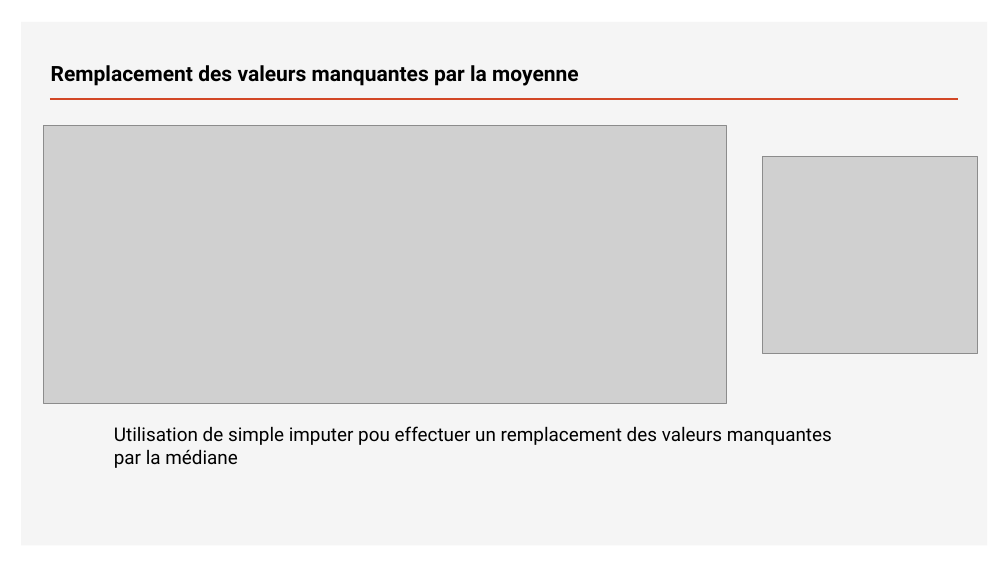
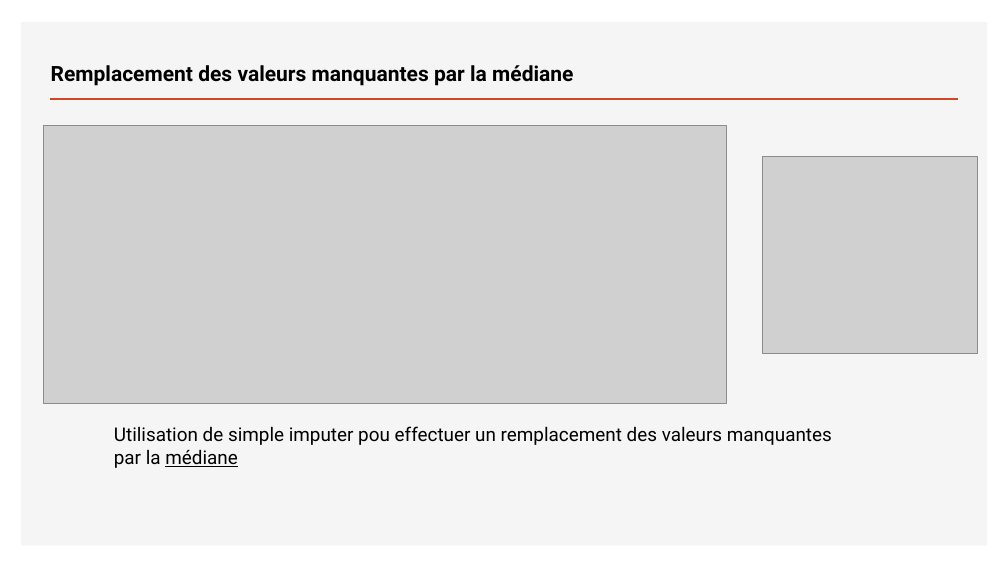
Before and after one commit to Teycir/Openclassrooms_project7, a slide deck: slide 7 of P7_01_Support.pptx. Drawn at 1008x567 pixels with LibreOffice and Linux fonts; fonts in the diff are those of the drawing; grey boxes stand for pictures. Boxes give left, top, right and bottom in pixels: in the first picture for what was removed or moved away, otherwise in the second. Text is boxed around its words. In the diff, an @@ line names an element or a change of style, - is before the commit and + after.

```diff
--- a/P7_01_Support.pptx
+++ b/P7_01_Support.pptx
@@ title at bbox=[51, 65, 573, 86]: text changed @@
-Remplacement des valeurs manquantes par la moyenne
+Remplacement des valeurs manquantes par la médiane
@@ text at bbox=[114, 449, 238, 468]: underline on in "médiane" @@
```
Also in this commit, not shown: 7 other slides changed, 1 slide removed.
